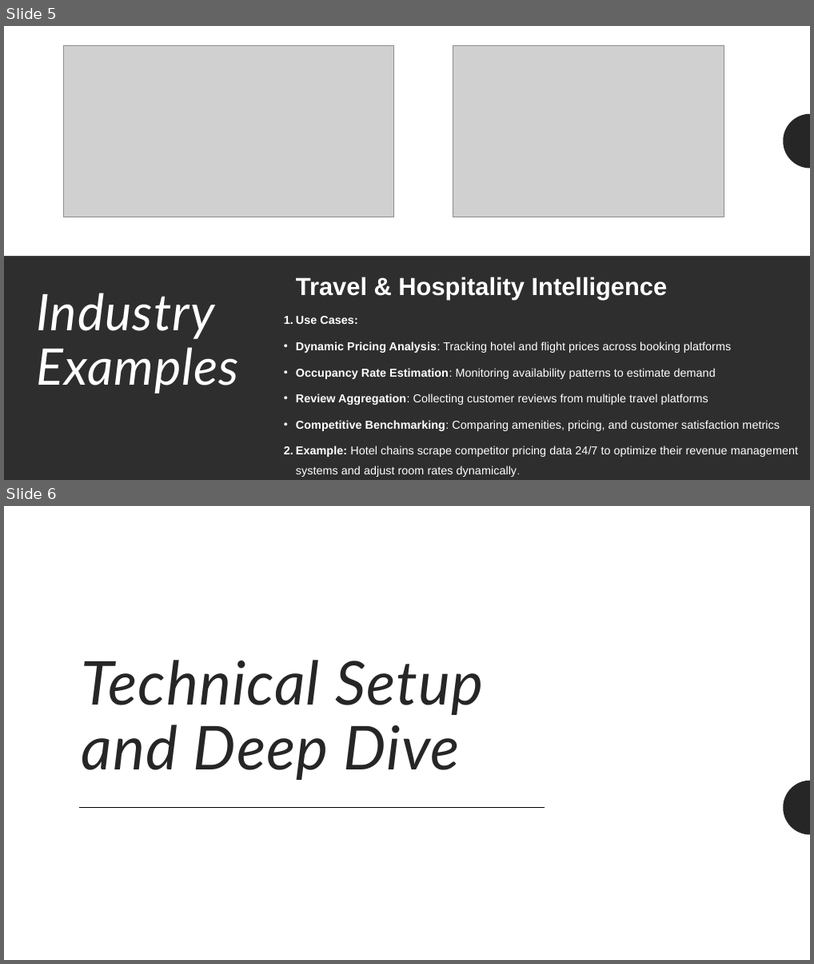
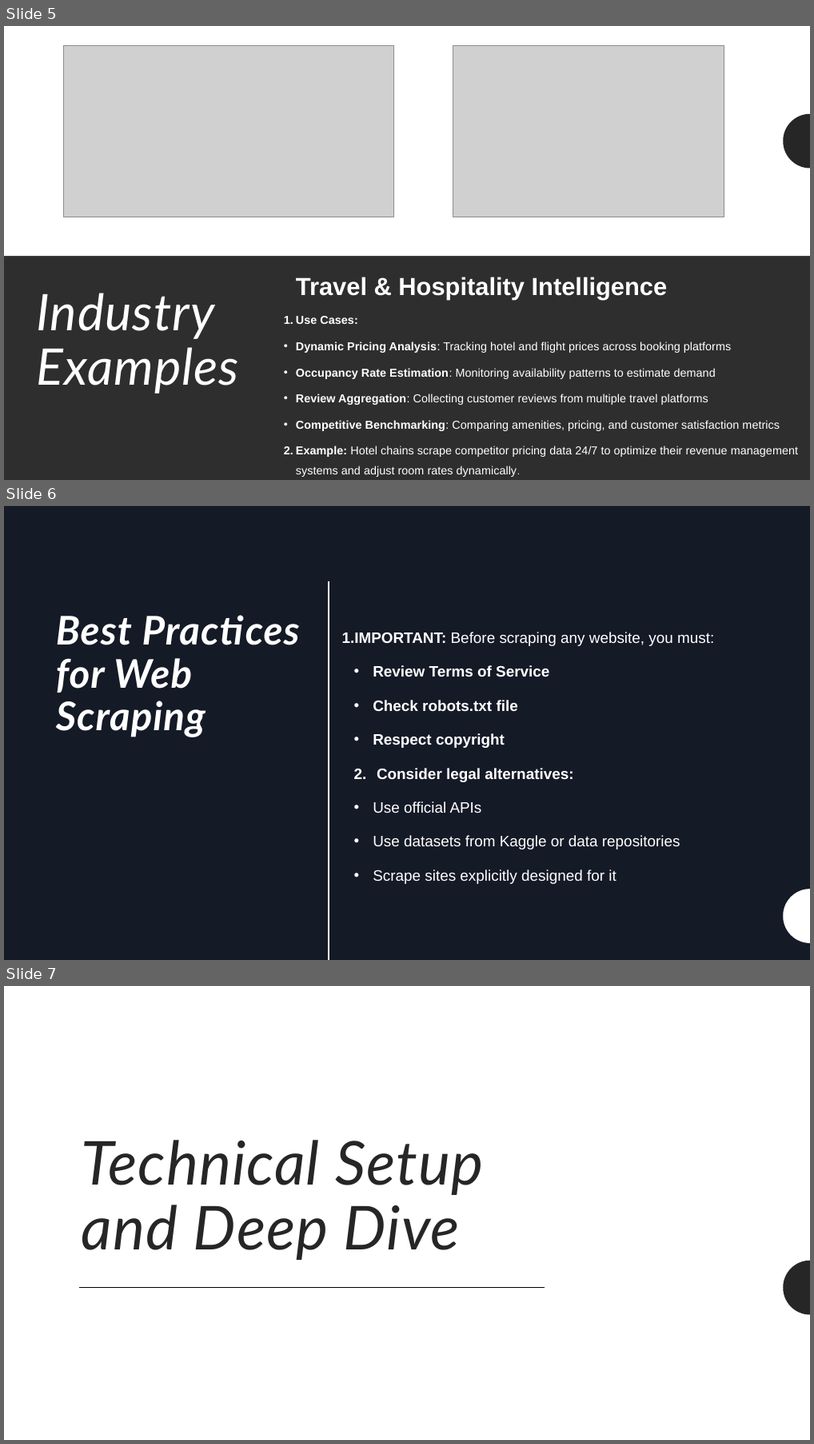
Before and after one commit to MinhPhanBabsonMSBA/OIM7502_MidTerm, a slide deck: OIM 7502 Midterm Deck.pptx. Shown one above the other, each under a label of ours: slides 5 and 6 before the commit, slides 5, 6 and 7 after it. The pictures are 814x964 and 814x1444 pixels, drawn with LibreOffice and Linux fonts; fonts in the diff are those of the drawing; grey boxes stand for pictures; background and template pictures are left out. Boxes give left, top, right and bottom in pixels: in the first picture for what was removed or moved away, otherwise in the second. Text is boxed around its words. In the diff, an @@ line names an element or a change of style, - is before the commit and + after.

```diff
--- a/OIM 7502 Midterm Deck.pptx
+++ b/OIM 7502 Midterm Deck.pptx
@@ slide 6 added at (4, 506, 810, 960), background picture (left out) @@
@@ rectangle added at (4, 506, 810, 960), fill #000000 @@
@@ rectangle added at (4, 506, 810, 960), fill #232C41 at 60% opacity @@
@@ line added from (329, 582) to (329, 960), #FFFFFF 1.5 pt @@
@@ title added at (56, 615, 300, 737), 47 pt, text #FFFFFF, bold, italic @@
+Best Practices for Web Scraping
@@ text added at (342, 632, 714, 884), 18 pt, text #FFFFFF @@
+1. IMPORTANT: Before scraping any website, you must:
+• Review Terms of Service
+• Check robots.txt file
+• Respect copyright
+2. Consider legal alternatives:
+• Use official APIs
+• Use datasets from Kaggle or data repositories
+  • Scrape sites explicitly designed for it
@@ freeform shape added at (784, 888, 810, 943), fill #FFFFFF @@
@@ freeform shape added at (784, 888, 810, 943), fill #FFFFFF @@
@@ what was slide 6 is now slide 7 @@
```
Also in this commit, not shown: 3 slides changed.
